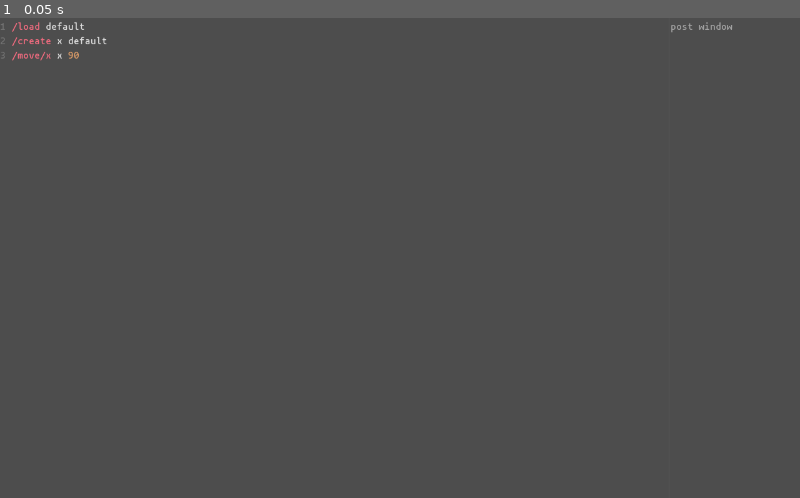
Above: before the commit, frame 1.
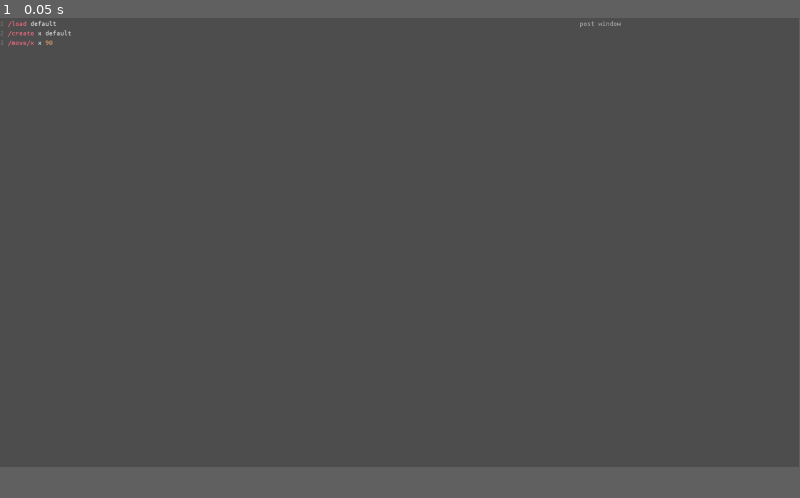
Above: after the commit, the same moment.

Repository: loopier/animatron
Game: Godot game, scene res://main.tscn
The game is run twice, just before and just after one commit, with the same random seed, the same clock (stepped at 60 frames per second) and the same inputs.
Inputs:
- Up to frame 1 (0.05 s): no input
In our replay, the window is 800x480 before the commit and 799x449 after it. These sizes can differ from the game's own. Grey fills any space a smaller window leaves; there, only what the larger window draws over its background counts as a difference.

The runs differ from the first frame. In frame 1, 0.3% of the frame differs, in the area x 0-92%, y 0-9%.

Commit message:
Change resolution and add editor toggle shortcut

Diff:
--- a/Main.gd
+++ b/Main.gd
@@ -42,12 +42,15 @@
 	ocl = OpenControlLanguage.new()
 	editor.eval_code.connect(_on_eval_code)
 
-
 	loadConfig(configPath)
 
 # Called every frame. 'delta' is the elapsed time since the previous frame./
 func _process(_delta):
 	pass
+
+func _input(event):
+	if event.is_action_pressed("toggle_editor", true):
+		$HSplitContainer.set_visible(not($HSplitContainer.is_visible()))
 
 func _on_osc_msg_received(addr: String, args: Array, sender: String):
 	# TODO: send [addr, args] to OCL interpreter and receive an array of commands
--- a/main.tscn
+++ b/main.tscn
@@ -21,8 +21,8 @@
 [node name="Routines" type="Node" parent="."]
 
 [node name="HSplitContainer" type="HSplitContainer" parent="."]
-offset_right = 1280.0
-offset_bottom = 768.0
+offset_right = 1920.0
+offset_bottom = 1080.0
 size_flags_horizontal = 3
 size_flags_vertical = 3
 theme_override_constants/separation = 0
@@ -50,6 +50,8 @@
 size_flags_horizontal = 3
 theme_override_constants/separation = 0
 split_offset = 384
+collapsed = true
+dragger_visibility = 2
 
 [node name="PostWindow" type="CodeEdit" parent="HSplitContainer/VBoxContainer"]
 layout_mode = 2
--- a/project.godot
+++ b/project.godot
@@ -19,8 +19,8 @@
 
 [display]
 
-window/size/viewport_width=1280
-window/size/viewport_height=768
+window/size/viewport_width=1920
+window/size/viewport_height=1080
 window/size/initial_position=Vector2i(640, 0)
 window/size/initial_screen=1
 
@@ -44,3 +44,8 @@
 "events": [Object(InputEventKey,"resource_local_to_scene":false,"resource_name":"","device":-1,"window_id":0,"alt_press …(181 unchanged characters)…
 ]
 }
+toggle_editor={
+"deadzone": 0.5,
+"events": [Object(InputEventKey,"resource_local_to_scene":false,"resource_name":"","device":-1,"window_id":0,"alt_pressed":false,"shift_pressed":false,"ctrl_pressed":true,"meta_pressed":false,"pressed":false,"keycode":0,"physical_keycode":69,"key_label":0,"unicode":101,"echo":false,"script":null)
+]
+}
